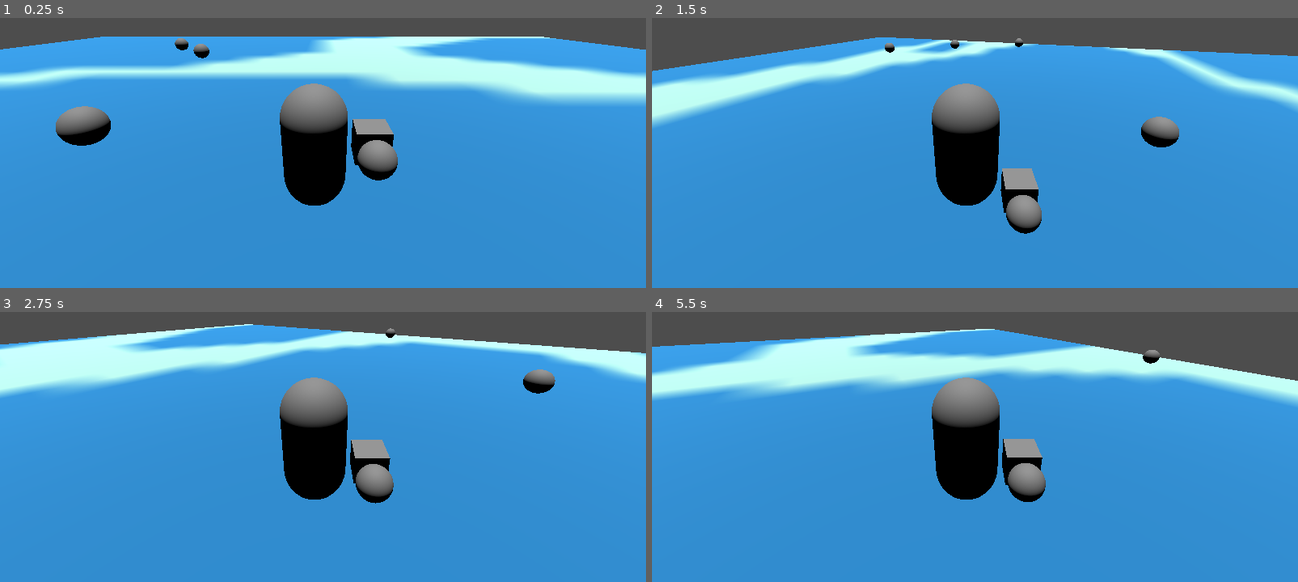
Above: before the commit, frames 1-4 (two rows, left to right).
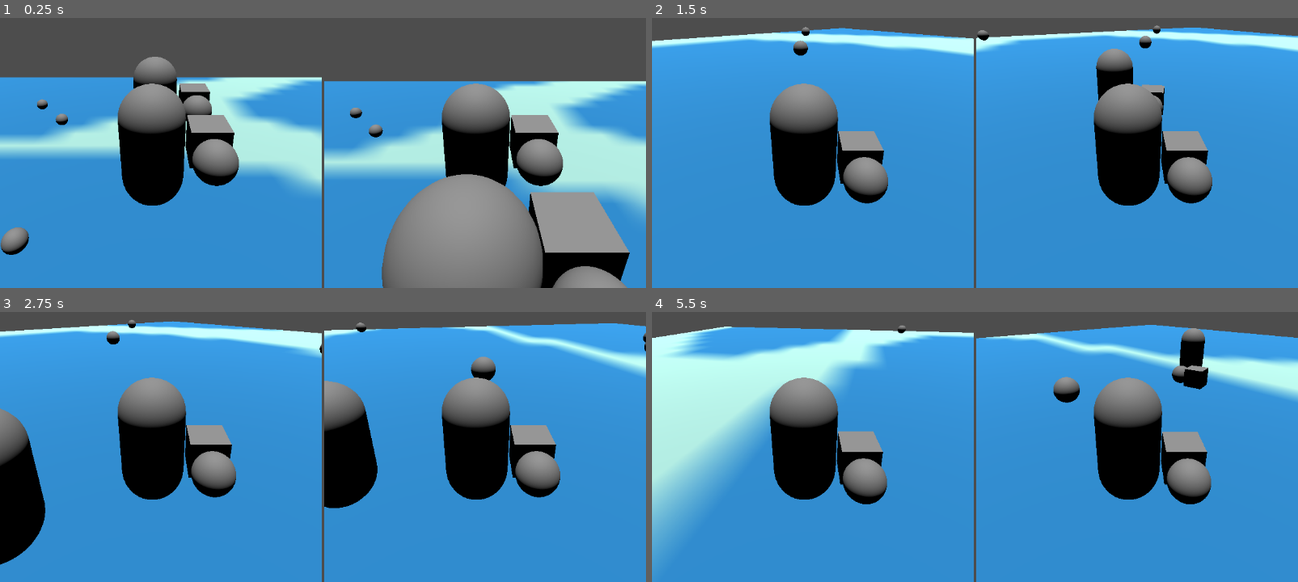
Above: after the commit, the same moments.

Repository: arry424/Chaunch
Game: Godot game, scene res://scenes/main.tscn
The game is run twice, just before and just after one commit, with the same random seed, the same clock (stepped at 60 frames per second) and the same inputs.
Inputs (mouse positions are in pixels of both pictures, inside the frame that each line leads up to):
- Up to frame 1 (0.25 s): no input
- Up to frame 2 (1.5 s): move the mouse to (1117, 88) at 0.52 s; hold D (move_right) 0.53-1.28 s; hold E (pick_up) 0.53-1.28 s; tap Space (jump) at 0.77, 1.07 s; tap Shift (sprint) at 0.8, 1.35 s; move the mouse to (845, 126) at 1.27 s; hold S (move_back) from 1.28 s (still down)
- Up to frame 3 (2.75 s): tap Space (jump) at 1.52, 1.82, 2.3 s; tap R (throw) at 1.55 s; move the mouse to (387, 320) at 2.02 s; release S (move_back) at 2.03 s; hold D (move_right) from 2.03 s (still down); hold R (throw) from 2.03 s (still down)
- Up to frame 4 (5.5 s): move the mouse to (942, 474) at 2.77 s; release D (move_right) at 2.78 s; release R (throw) at 2.78 s; hold W (move_forward) 2.78-3.53 s; tap Space (jump) at 2.85, 3.02, 3.32, 3.77, 4.07, 4.52, 4.82, 5.3 s; tap E (pick_up) at 3.05 s; move the mouse to (1168, 455) at 3.52 s; hold E (pick_up) 3.53-4.28 s; hold A (move_left) 3.53-5.03 s; tap Shift (sprint) at 3.8, 4.35 s; move the mouse to (781, 347) at 4.27 s; tap R (throw) at 4.55 s; move the mouse to (1007, 401) at 5.02 s; hold S (move_back) from 5.03 s (still down); hold R (throw) from 5.03 s (still down)

The runs differ from the first frame. In frame 1, 59% of the frame differs, in the area x 0-100%, y 6-100%; in frame 2, 31%; in frame 3, 34%; in frame 4, 39%.

Commit message:
split screen

Diff:
--- a/code/chain.gd
+++ b/code/chain.gd
@@ -5,6 +5,9 @@
 var last_collided_object: RigidBody3D
 var is_colliding = false
 @onready var ray = $RayCast3D
+
+@export var pick_up = "pick_up"
+@export var throw = "throw"
 # Called when the node enters the scene tree for the first time.
 func _ready():
 	ray.target_position = Vector3(0,0,10)
@@ -14,19 +17,22 @@
 
 # Called every frame. 'delta' is the elapsed time since the previous frame.
 func _process(delta):
-	if Input.is_action_pressed("pick_up") and canPickUp and is_colliding:
+	if Input.is_action_pressed(pick_up) and canPickUp and is_colliding:
 		last_collided_object.reparent(self)
 		last_collided_object.freeze = true
 		last_collided_object.position = Vector3(0, 0, 0)
+		last_collided_object.set_collision_layer_value(7, false)
+		last_held_object = last_collided_object
 		canPickUp = false
-		last_held_object = last_collided_object
 		is_colliding = false
 
-	if Input.is_action_pressed("throw") && !canPickUp:
+	if Input.is_action_pressed(throw) && !canPickUp:
 		last_held_object.reparent(get_tree().root)
 		last_held_object.freeze = false
 		last_held_object.get_child(0).set_collision_mask_value(1, true)
 		last_held_object.get_child(0).set_collision_mask_value(2, true)
+		last_held_object.set_collision_layer_value(7, true)
+
 		var distance = 10
 		var local_direction = Vector3(0, 0, -1)  # Local direction, forward
 		var world_direction = global_transform.basis * local_direction
@@ -34,7 +40,7 @@
 		var direction_vector = ray.get_target_position()
 		#direction_vector = direction_vector.normalized()  # Normalize for unit length
 		print(direction_vector)
-		last_held_object.set_axis_velocity(Vector3(direction_vector.x, 10, direction_vector.z))
+		last_held_object.set_axis_velocity(Vector3(direction_vector.x * 1.5, 2, direction_vector.z * 1.5))
 		canPickUp = true
 
 
--- a/code/main.gd
+++ b/code/main.gd
@@ -11,6 +11,7 @@
 
 # Called when the node enters the scene tree for the first time.
 func _ready():
+
 	for i in range(10):
 		var x = rng.randf_range(-30, 30)
 		var z_range = pow(900.0 - x**2, 0.5)
@@ -21,7 +22,3 @@
 		throwable.contact_monitor = true
 		throwable.max_contacts_reported = 1
 		throwable.position = Vector3(x, 1, z)
-
-# Called every frame. 'delta' is the elapsed time since the previous frame.
-func _process(delta):
-	pass
--- a/code/player.gd
+++ b/code/player.gd
@@ -4,12 +4,20 @@
 var hp = max_hp
 var is_player_one = true
 
+@export var move_left = "move_left"
+@export var move_right = "move_right"
+@export var move_forward = "move_forward"
+@export var move_back = "move_back"
+@export var sprint = "sprint"
+@export var jump = "jump"
+
+
 const SPEED = 5.0
 const JUMP_VELOCITY = 4.5
 
 # Get the gravity from the project settings to be synced with RigidBody nodes.
 var gravity = ProjectSettings.get_setting("physics/3d/default_gravity")
-@onready var camera = $Camera3D
+#@onready var camera = $Camera3D
 
 var look_dir: Vector2
 var camera_sens = 50
@@ -17,10 +25,10 @@
 var is_sprinting = false
 
 func _ready():
-	if !is_player_one:
-		set_collision_layer_value(1, false)
-		set_collision_layer_value(2, true)
-
+	#if !is_player_one:
+		#set_collision_layer_value(1, false)
+		#set_collision_layer_value(2, true)
+	pass
 
 func _physics_process(delta):
 	# Add the gravity.
@@ -28,13 +36,13 @@
 		velocity.y -= gravity * delta
 
 	# Handle jump.
-	if Input.is_action_just_pressed("jump") and is_on_floor():
+	if Input.is_action_just_pressed(jump) and is_on_floor():
 		velocity.y = JUMP_VELOCITY
 
 
 	# Get the input direction and handle the movement/deceleration.
 	# As good practice, you should replace UI actions with custom gameplay actions.
-	var input_dir = Input.get_vector("move_left", "move_right", "move_forward", "move_back")
+	var input_dir = Input.get_vector(move_left, move_right, move_forward, move_back)
 	var direction = (transform.basis * Vector3(input_dir.x, 0, input_dir.y)).normalized()
 	if direction:
 		velocity.x = direction.x * SPEED
@@ -53,15 +61,15 @@
 	if event is InputEventMouseMotion: look_dir = event.relative * 0.01
 
 func _rotate_camera(delta: float, sens_mod: float = 1.0):
-	var input = Input.get_vector("look_left","look_right","look_up","look_down")
-	look_dir += input
+	#var input = Input.get_vector("look_left","look_right","look_up","look_down")
+	#look_dir += input
 	rotation.y -= look_dir.x * camera_sens * delta
 	#print(rotation.y)
 	#camera.rotation.x = clamp(camera.rotation.x - look_dir.y * camera_sens * sens_mod* delta, -90, 90)
 	look_dir = Vector2.ZERO
 
 func _process(delta):
-	if Input.is_action_just_pressed("sprint"):
+	if Input.is_action_just_pressed(sprint):
 		is_sprinting = true
-	if Input.is_action_just_released("sprint"):
+	if Input.is_action_just_released(sprint):
 		is_sprinting = false
--- a/code/throwable.gd
+++ b/code/throwable.gd
@@ -17,3 +17,5 @@
 	print("Hit")
 	body.hp -= mass
 	print(body.hp)
+	hitbox.set_collision_mask_value(1, false)
+	hitbox.set_collision_mask_value(2, false)
--- a/project.godot
+++ b/project.godot
@@ -62,25 +62,49 @@
 "events": [Object(InputEventKey,"resource_local_to_scene":false,"resource_name":"","device":-1,"window_id":0,"alt_pressed":false,"shift_pressed":false,"ctrl_pressed":false,"meta_pressed":false,"pressed":false,"keycode":0,"physical_keycode":82,"key_label":0,"unicode":114,"echo":false,"script":null)
 ]
 }
-look_left={
+move_forward_2={
+"deadzone": 0.5,
+"events": [Object(InputEventKey,"resource_local_to_scene":false,"resource_name":"","device":-1,"window_id":0,"alt_pressed":false,"shift_pressed":false,"ctrl_pressed":false,"meta_pressed":false,"pressed":false,"keycode":0,"physical_keycode":73,"key_label":0,"unicode":105,"echo":false,"script":null)
+]
+}
+move_back_2={
+"deadzone": 0.5,
+"events": [Object(InputEventKey,"resource_local_to_scene":false,"resource_name":"","device":-1,"window_id":0,"alt_pressed":false,"shift_pressed":false,"ctrl_pressed":false,"meta_pressed":false,"pressed":false,"keycode":0,"physical_keycode":75,"key_label":0,"unicode":107,"echo":false,"script":null)
+]
+}
+move_left_2={
+"deadzone": 0.5,
+"events": [Object(InputEventKey,"resource_local_to_scene":false,"resource_name":"","device":-1,"window_id":0,"alt_pressed":false,"shift_pressed":false,"ctrl_pressed":false,"meta_pressed":false,"pressed":false,"keycode":0,"physical_keycode":74,"key_label":0,"unicode":106,"echo":false,"script":null)
+]
+}
+move_right_2={
+"deadzone": 0.5,
+"events": [Object(InputEventKey,"resource_local_to_scene":false,"resource_name":"","device":-1,"window_id":0,"alt_pressed":false,"shift_pressed":false,"ctrl_pressed":false,"meta_pressed":false,"pressed":false,"keycode":0,"physical_keycode":76,"key_label":0,"unicode":108,"echo":false,"script":null)
+]
+}
+jump_2={
+"deadzone": 0.5,
+"events": [Object(InputEventKey,"resource_local_to_scene":false,"resource_name":"","device":-1,"window_id":0,"alt_pressed":false,"shift_pressed":false,"ctrl_pressed":false,"meta_pressed":false,"pressed":false,"keycode":0,"physical_keycode":32,"key_label":0,"unicode":32,"echo":false,"script":null)
+]
+}
+crouch_2={
 "deadzone": 0.5,
 "events": []
 }
-look_right={
+sprint_2={
 "deadzone": 0.5,
-"events": []
+"events": [Object(InputEventKey,"resource_local_to_scene":false,"resource_name":"","device":-1,"window_id":0,"alt_pressed":false,"shift_pressed":false,"ctrl_pressed":false,"meta_pressed":false,"pressed":false,"keycode":0,"physical_keycode":4194325,"key_label":0,"unicode":0,"echo":false,"script":null)
+]
 }
-look_up={
+pick_up_2={
 "deadzone": 0.5,
-"events": []
+"events": [Object(InputEventKey,"resource_local_to_scene":false,"resource_name":"","device":-1,"window_id":0,"alt_pressed":false,"shift_pressed":false,"ctrl_pressed":false,"meta_pressed":false,"pressed":false,"keycode":0,"physical_keycode":85,"key_label":0,"unicode":117,"echo":false,"script":null)
+]
 }
-look_down={
+throw_2={
 "deadzone": 0.5,
-"events": []
-}
-test={
-"deadzone": 0.5,
-"events": []
+"events": [Object(InputEventKey,"resource_local_to_scene":false,"resource_name":"","device":-1,"window_id":0,"alt_pressed":false,"shift_pressed":false,"ctrl_pressed":false,"meta_pressed":false,"pressed":false,"keycode":0,"physical_keycode":89,"key_label":0,"unicode":121,"echo":false,"script":null)
+]
 }
 
 [layer_names]
--- a/scenes/main.tscn
+++ b/scenes/main.tscn
@@ -7,12 +7,57 @@
 [node name="Main" type="Node"]
 script = ExtResource("1_56u4r")
 
+[node name="GridContainer" type="GridContainer" parent="."]
+anchors_preset = 15
+anchor_right = 1.0
+anchor_bottom = 1.0
+grow_horizontal = 2
+grow_vertical = 2
+columns = 2
+
+[node name="SubViewportContainer" type="SubViewportContainer" parent="GridContainer"]
+layout_mode = 2
+size_flags_horizontal = 3
+size_flags_vertical = 3
+stretch = true
+
+[node name="SubViewport" type="SubViewport" parent="GridContainer/SubViewportContainer"]
+handle_input_locally = false
+size = Vector2i(574, 648)
+render_target_update_mode = 4
+
+[node name="Player" parent="GridContainer/SubViewportContainer/SubViewport" instance=ExtResource("2_5fjfj")]
+transform = Transform3D(1, 0, 0, 0, 1, 0, 0, 0, 1, 2.08165e-12, 8, 2.104)
+
+[node name="SubViewportContainer2" type="SubViewportContainer" parent="GridContainer"]
+layout_mode = 2
+size_flags_horizontal = 3
+size_flags_vertical = 3
+stretch = true
+
+[node name="SubViewport" type="SubViewport" parent="GridContainer/SubViewportContainer2"]
+handle_input_locally = false
+size = Vector2i(574, 648)
+render_target_update_mode = 4
+
+[node name="Player2" parent="GridContainer/SubViewportContainer2/SubViewport" instance=ExtResource("2_5fjfj")]
+transform = Transform3D(1, 0, 0, 0, 1, 0, 0, 0, 1, 2.08165e-12, 8, 2.08165e-12)
+move_left = "move_left_2"
+move_right = "move_right_2"
+move_forward = "move_forward_2"
+move_back = "move_back_2"
+sprint = "sprint_2"
+jump = "jump_2"
+
+[node name="Chain" parent="GridContainer/SubViewportContainer2/SubViewport/Player2" index="1"]
+pick_up = "pick_up_2"
+throw = "throw_2"
+
 [node name="Ground" parent="." instance=ExtResource("1_68f4q")]
 
 [node name="DirectionalLight3D" type="DirectionalLight3D" parent="."]
 transform = Transform3D(1, 0, 0, 0, -4.37114e-08, 1, 0, -1, -4.37114e-08, 0, 10, 0)
 
-[node name="Player" parent="." instance=ExtResource("2_5fjfj")]
-transform = Transform3D(1.16391, 0, 0, 0, 1.16391, 0, 0, 0, 1.16391, 0, 1.5, 0)
-
+[editable path="GridContainer/SubViewportContainer2/SubViewport/Player2"]
+[editable path="GridContainer/SubViewportContainer2/SubViewport/Player2/Chain"]
 [editable path="Ground"]
--- a/scenes/player.tscn
+++ b/scenes/player.tscn
@@ -1,7 +1,86 @@
 [gd_scene load_steps=5 format=3 uid="uid://cdt2hutstrwhb"]
 
-[ext_resource type="Script" path="res://code/player.gd" id="1_crpbl"]
 [ext_resource type="PackedScene" uid="uid://dh3c8ksu4np6l" path="res://scenes/chain.tscn" id="2_s6sna"]
+
+[sub_resource type="GDScript" id="GDScript_dmc6a"]
+script/source = "extends CharacterBody3D
+
+@export var max_hp = 50
+var hp = max_hp
+var is_player_one = true
+
+@export var move_left = \"move_left\"
+@export var move_right = \"move_right\"
+@export var move_forward = \"move_forward\"
+@export var move_back = \"move_back\"
+@export var sprint = \"sprint\"
+@export var jump = \"jump\"
+
+
+const SPEED = 5.0
+const JUMP_VELOCITY = 4.5
+
+# Get the gravity from the project settings to be synced with RigidBody nodes.
+var gravity = ProjectSettings.get_setting(\"physics/3d/default_gravity\")
+#@onready var camera = $Camera3D
+
+var look_dir: Vector2
+var camera_sens = 50
+
+var is_sprinting = false
+
+func _ready():
+	#if !is_player_one:
+		#set_collision_layer_value(1, false)
+		#set_collision_layer_value(2, true)
+	pass
+
+func _physics_process(delta):
+	# Add the gravity.
+	if not is_on_floor():
+		velocity.y -= gravity * delta
+
+	# Handle jump.
+	if Input.is_action_just_pressed(jump) and is_on_floor():
+		velocity.y = JUMP_VELOCITY
+
+
+	# Get the input direction and handle the movement/deceleration.
+	# As good practice, you should replace UI actions with custom gameplay actions.
+	var input_dir = Input.get_vector(move_left, move_right, move_forward, move_back)
+	var direction = (transform.basis * Vector3(input_dir.x, 0, input_dir.y)).normalized()
+	if direction:
+		velocity.x = direction.x * SPEED
+		velocity.z = direction.z * SPEED
+	else:
+		velocity.x = move_toward(velocity.x, 0, SPEED)
+		velocity.z = move_toward(velocity.z, 0, SPEED)
+	if is_sprinting:
+		velocity.x = velocity.x * 2
+		velocity.z = velocity.z * 2
+	_rotate_camera(delta)
+	move_and_slide()
+
+
+func _input(event: InputEvent):
+	if event is InputEventMouseMotion: look_dir = event.relative * 0.01
+
+func _rotate_camera(delta: float, sens_mod: float = 1.0):
+	#var input = Input.get_vector(\"look_left\",\"look_right\",\"look_up\",\"look_down\")
+	#look_dir += input
+	rotation.y -= look_dir.x * camera_sens * delta
+	#print(rotation.y)
+	#camera.rotation.x = clamp(camera.rotation.x - look_dir.y * camera_sens * sens_mod* delta, -90, 90)
+	look_dir = Vector2.ZERO
+
+func _process(delta):
+	if Input.is_action_just_pressed(sprint):
+		is_sprinting = true
+	if Input.is_action_just_released(sprint):
+		is_sprinting = false
+
+
+"
 
 [sub_resource type="CapsuleShape3D" id="CapsuleShape3D_w3mry"]
 
@@ -9,10 +88,7 @@
 
 [node name="Player" type="CharacterBody3D"]
 collision_mask = 195
-script = ExtResource("1_crpbl")
-
-[node name="Camera3D" type="Camera3D" parent="."]
-transform = Transform3D(1, 0, 0, 0, 0.924699, 0.380699, 0, -0.380699, 0.924699, 0.132298, 1.98414, 3.17343)
+script = SubResource("GDScript_dmc6a")
 
 [node name="CollisionShape3D" type="CollisionShape3D" parent="."]
 shape = SubResource("CapsuleShape3D_w3mry")
@@ -32,4 +108,8 @@
 [node name="MeshInstance3D" type="MeshInstance3D" parent="."]
 mesh = SubResource("CapsuleMesh_kaoky")
 
+[node name="Camera3D" type="Camera3D" parent="."]
+transform = Transform3D(1, 0, 0, 0, 0.924699, 0.380699, 0, -0.380699, 0.924699, 0.132298, 1.98414, 3.17343)
+current = true
+
 [editable path="Chain"]
--- a/scenes/throwable.tscn
+++ b/scenes/throwable.tscn
@@ -13,8 +13,9 @@
 
 [node name="Throwable" type="RigidBody3D"]
 collision_layer = 64
-collision_mask = 195
+collision_mask = 192
 physics_material_override = SubResource("PhysicsMaterial_ea77p")
+angular_damp = 0.5
 script = ExtResource("1_y4y6w")
 
 [node name="Hitbox" type="Area3D" parent="."]
